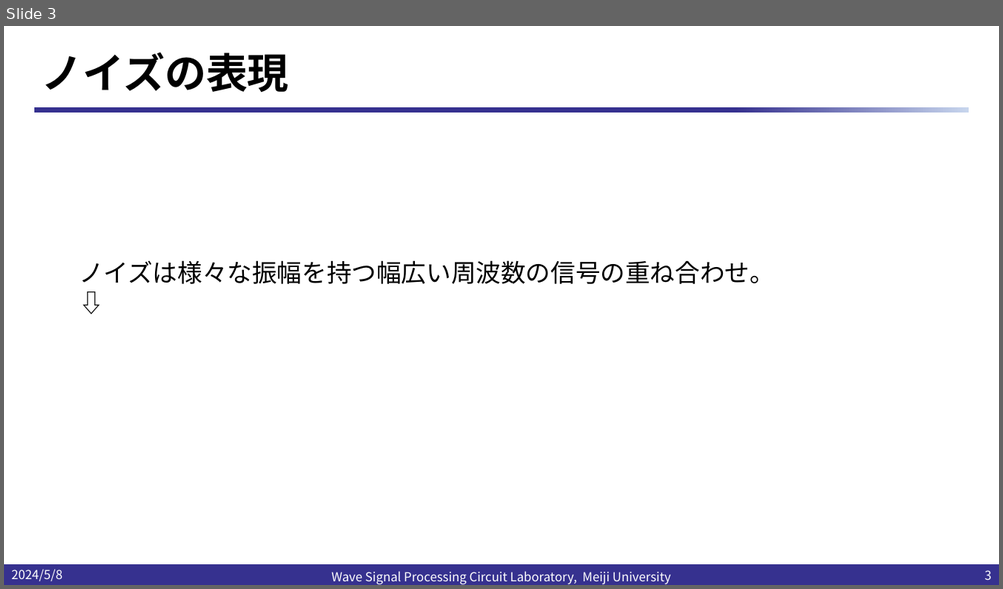
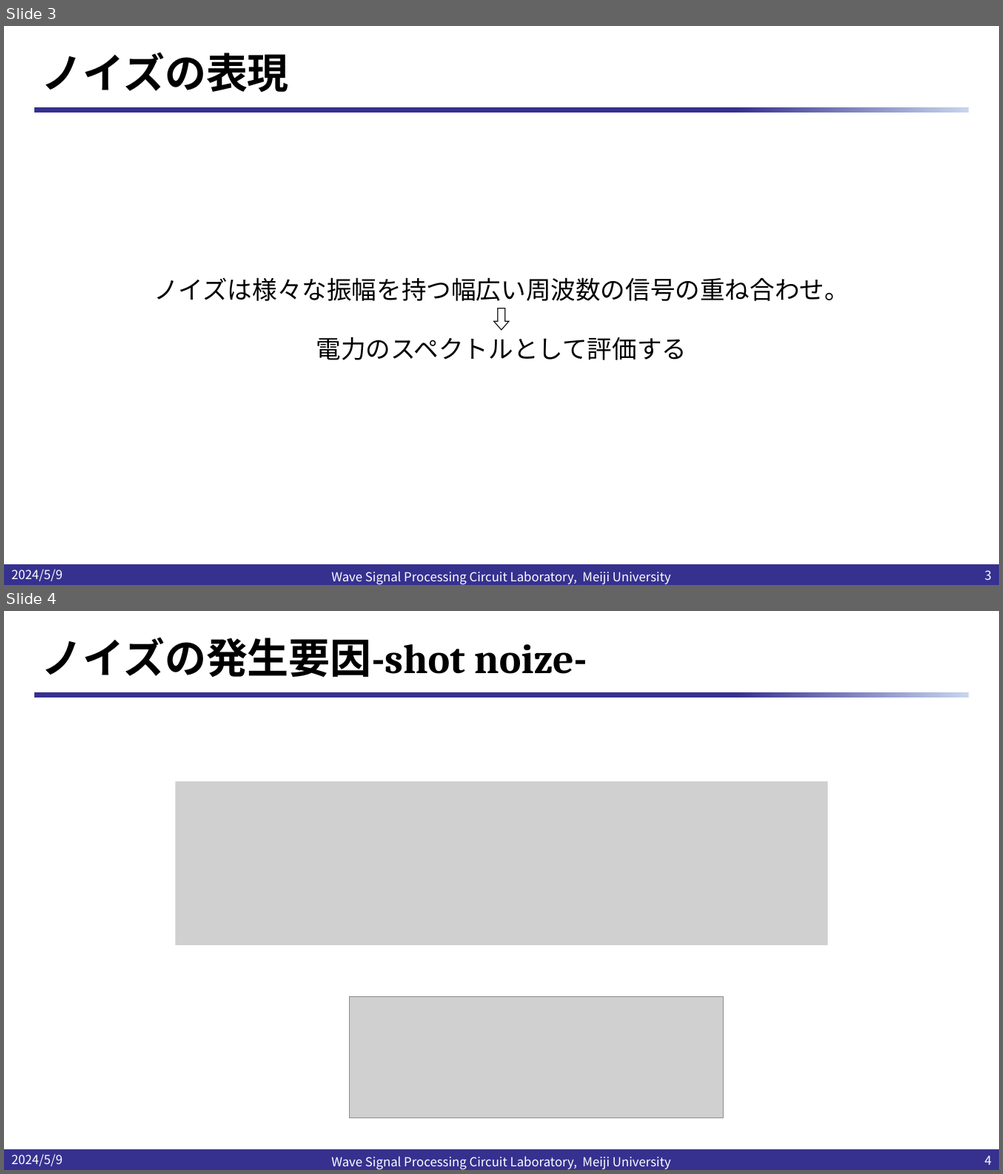
Before and after one commit to kjm-desktop10400/reserch, a slide deck: IHP_2024/ノイズについて.pptx. Shown one above the other, each under a label of ours: slide 3 before the commit, slides 3 and 4 after it. The pictures are 1003x589 and 1003x1174 pixels, drawn with LibreOffice and Linux fonts; fonts in the diff are those of the drawing; grey boxes stand for pictures; background and template pictures are left out. Boxes give left, top, right and bottom in pixels: in the first picture for what was removed or moved away, otherwise in the second. Text is boxed around its words. In the diff, an @@ line names an element or a change of style, - is before the commit and + after.

```diff
--- a/IHP_2024/ノイズについて.pptx
+++ b/IHP_2024/ノイズについて.pptx
@@ slide 4 added at (4, 611, 999, 1170), background #FFFFFF; not listed: 2 template elements that a slide beside it also shows @@
@@ title added at (42, 637, 586, 677), 40 pt, text #000000, bold @@
+ノイズの発生要因-shot noize-
@@ picture added at (176, 782, 828, 946) @@
@@ picture added at (350, 997, 723, 1119) @@
@@ text added at (11, 1154, 62, 1167), 12 pt, text #FFFFFF @@
+2024/5/9
@@ text added at (331, 1156, 671, 1170), 12 pt, text #FFFFFF @@
+Wave Signal Processing Circuit Laboratory, Meiji University
@@ page number added at (984, 1156, 991, 1165), 12 pt, text #FFFFFF @@
+4
@@ slide 3 changed as well @@
@@ text "ノイズは様々な振幅を持つ幅広い周波数の信号の重ね合わせ。": place and size @@
-text "ノイズは様々な振幅を持つ幅広い周波数の信号の重ね合わせ。" at (79, 261, 774, 284)
+text "ノイズは様々な振幅を持つ幅広い周波数の信号の重ね合わせ。" at (153, 278, 849, 360)
@@ text at (153, 278, 849, 301): alignment left to centre @@
@@ text at (316, 338, 687, 360): paragraph added @@
+電力のスペクトルとして評価する
@@ text at (11, 569, 62, 582): text changed @@
-2024/5/8
+2024/5/9
```
Also in this commit, not shown: 3 other slides changed, 4 other files.
